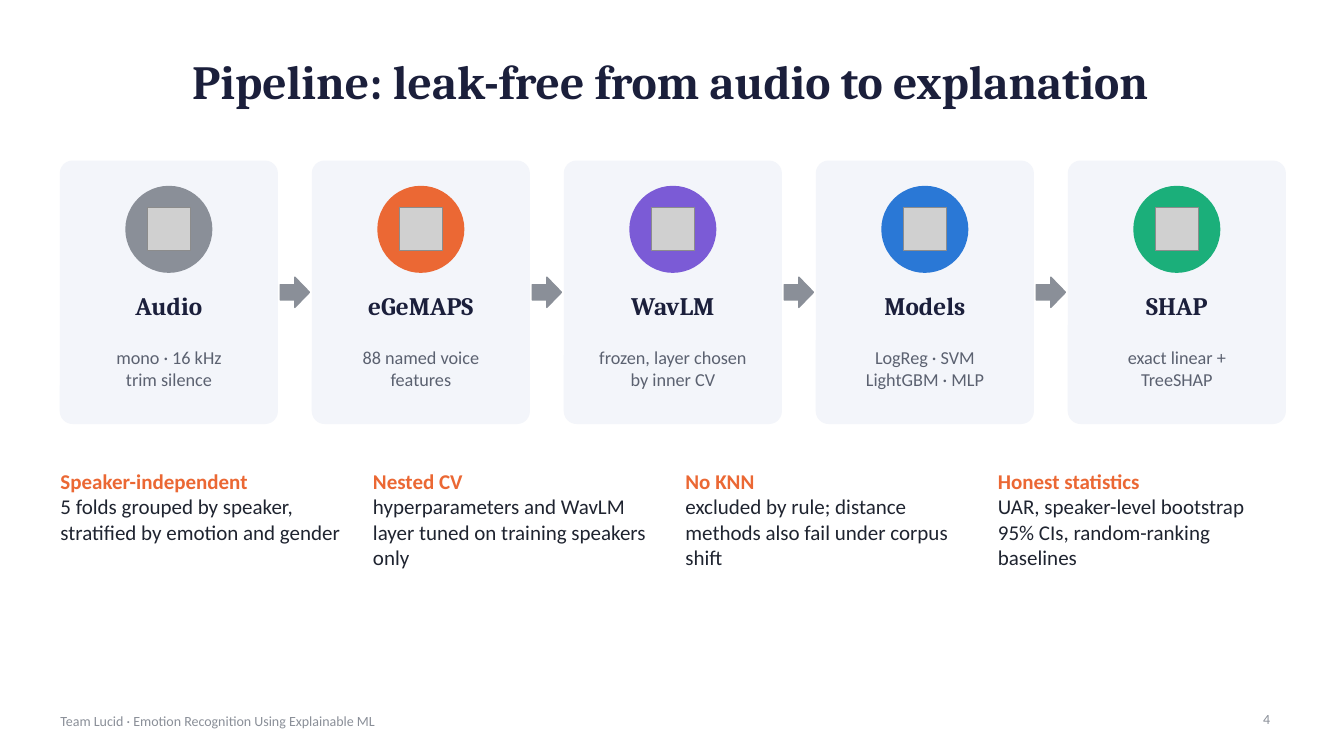
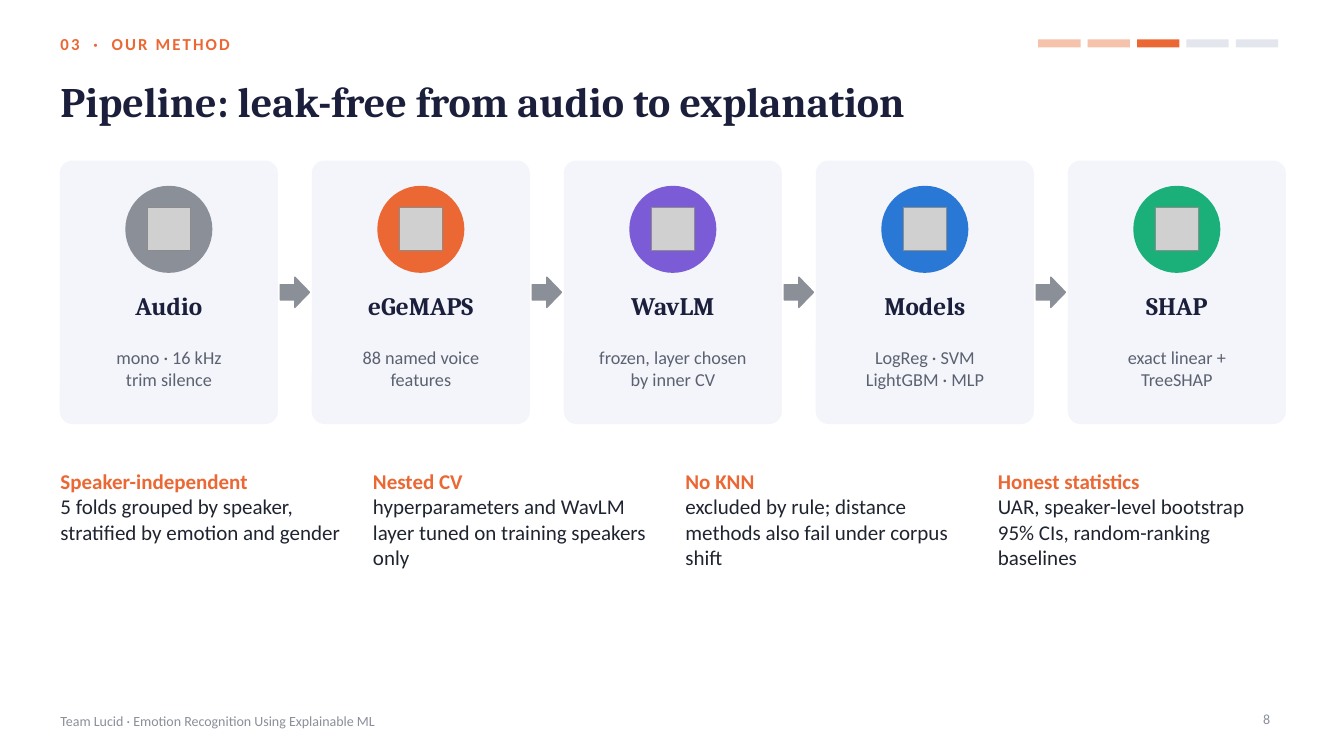
Before and after one commit to shreyashsp25/lucid-speech-emotion-xai, a slide deck: slide 8 of report/Lucid_Final_Presentation.pptx (slide 4 before the commit). Drawn at 1344x756 pixels with LibreOffice and Linux fonts; fonts in the diff are those of the drawing; grey boxes stand for pictures. Boxes give left, top, right and bottom in pixels: in the first picture for what was removed or moved away, otherwise in the second. Text is boxed around its words. In the diff, an @@ line names an element or a change of style, - is before the commit and + after.

```diff
--- a/report/Lucid_Final_Presentation.pptx
+++ b/report/Lucid_Final_Presentation.pptx
@@ text added at (x1=60, y1=39, x2=230, y2=50), 12 pt, text #EB6834, bold @@
+03 · OUR METHOD
@@ rectangle added at (x1=1038, y1=39, x2=1081, y2=47), fill #F5C3AC @@
@@ rectangle added at (x1=1088, y1=39, x2=1130, y2=47), fill #F5C3AC @@
@@ rectangle added at (x1=1137, y1=39, x2=1180, y2=47), fill #EB6834 @@
@@ rectangle added at (x1=1187, y1=39, x2=1229, y2=47), fill #E3E6ED @@
@@ rectangle added at (x1=1236, y1=39, x2=1278, y2=47), fill #E3E6ED @@
@@ title "Pipeline: leak-free from audio to ..." moved from (x1=192, y1=65, x2=1148, y2=109) to (x1=60, y1=87, x2=905, y2=126) @@
@@ title "Pipeline: leak-free from audio to ..." at (x1=60, y1=87, x2=905, y2=126): size 34 to 30 pt; alignment centre to left @@
@@ page number at (x1=1263, y1=714, x2=1270, y2=724): text changed @@
-4
+8
```
Also in this commit, not shown: 15 other slides changed, 5 slides added.
